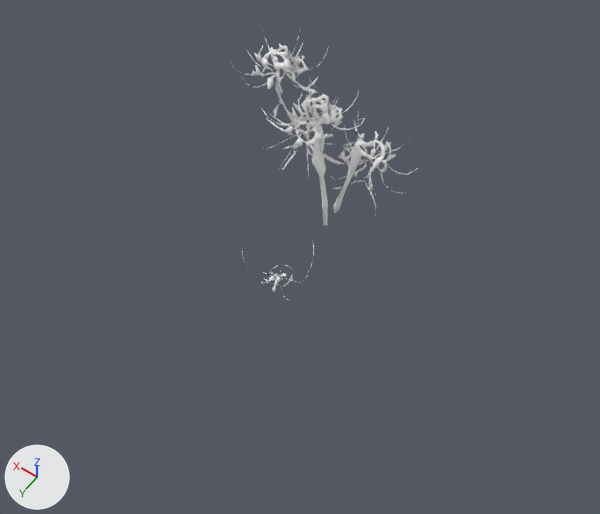
Before and after pictures for a commit that changed the glTF model models/spider-lily.glb.
The view is the same before and after, from a 50 mm lens placed at (-1.56, 2.26, 3.27), pointed at (-0.17, 0.32, 0.22). Every picture has the same lights, and +X, +Y and +Z are marked at lower left. The first picture is the older version. Vertices at exactly the same position are counted once.

Names of what the first picture shows: 'tripo_node_88e884cd'.
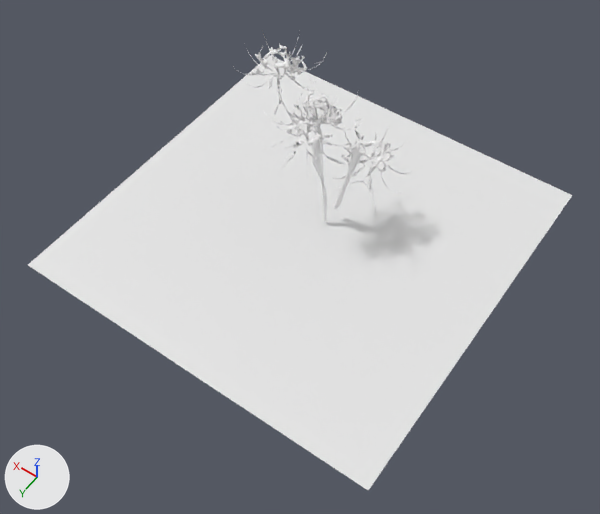
Where the change shows, as pixel boxes [x1, y1, x2, y2] in the pictures (600 x 514 px):
'平面', added
    after: [28, 55, 572, 490]
'tripo_node_88e884cd', reshaped (28% shorter)
    before: [238, 30, 418, 300]
    after: [232, 30, 411, 223]
part 1 of me_tripo_mesh_88e884cd, rebuilt (14% narrower, 8% shorter)
    before: [333, 180, 376, 216]
    after: [339, 181, 376, 214]
part 2 of me_tripo_mesh_88e884cd, deleted
    before: [242, 243, 314, 300]
part 3 of me_tripo_mesh_88e884cd, cut back
    before: [242, 36, 418, 225]
    after: [242, 36, 411, 223]

What changed in the scene script:
```text
Change me_tripo_mesh_88e884cd:
    used by ob_tripo_node_88e884cd; location = (0.0, 0.0, 0.0)
    remove me_tripo_mesh_88e884cd.from_pydata(...)  # 2424 vertices, 4539 faces; spans x -0.423..0.423, y -0.468..0.468, z 0.0..0.998
    add me_tripo_mesh_88e884cd.from_pydata(...)  # 5294 vertices, 10587 faces; spans x -0.409..0.416, y -0.458..0.19, z 0.0..0.987
    me_tripo_mesh_88e884cd part 1: the loose piece of 17 vertices spanning x -0.368..-0.118, y -0.138..-0.001, z 0.324..0.406 is rebuilt with 50 vertices and now spans x -0.364..-0.125, y -0.127..-0.014, z 0.338..0.402
    me_tripo_mesh_88e884cd part 2: 10 loose pieces with 291 vertices, spanning x -0.269..0.155, y 0.274..0.468, z 0.0..0.34, are deleted
    me_tripo_mesh_88e884cd part 3: 1206 vertices removed from x -0.423..0.423, y -0.468..0.2, z 0.0..0.998; 4316 vertices added at x -0.409..0.416, y -0.458..0.19, z 0.02..0.987
    other edits to the shape of me_tripo_mesh_88e884cd do not show in these pictures
Add me_平面:
    me_平面.from_pydata([(-1.0, -1.0, 0.0), (1.0, -1.0, 0.0), (-1.0, 1.0, 0.0), (1.0, 1.0, 0.0)], [], [(0, 1, 3), (0, 3, 2)])
Add ob_平面:
    ob_平面 = bpy.data.objects.new('平面', me_平面)
    ob_平面.location = (0.0, 0.0, 0.0)
```
